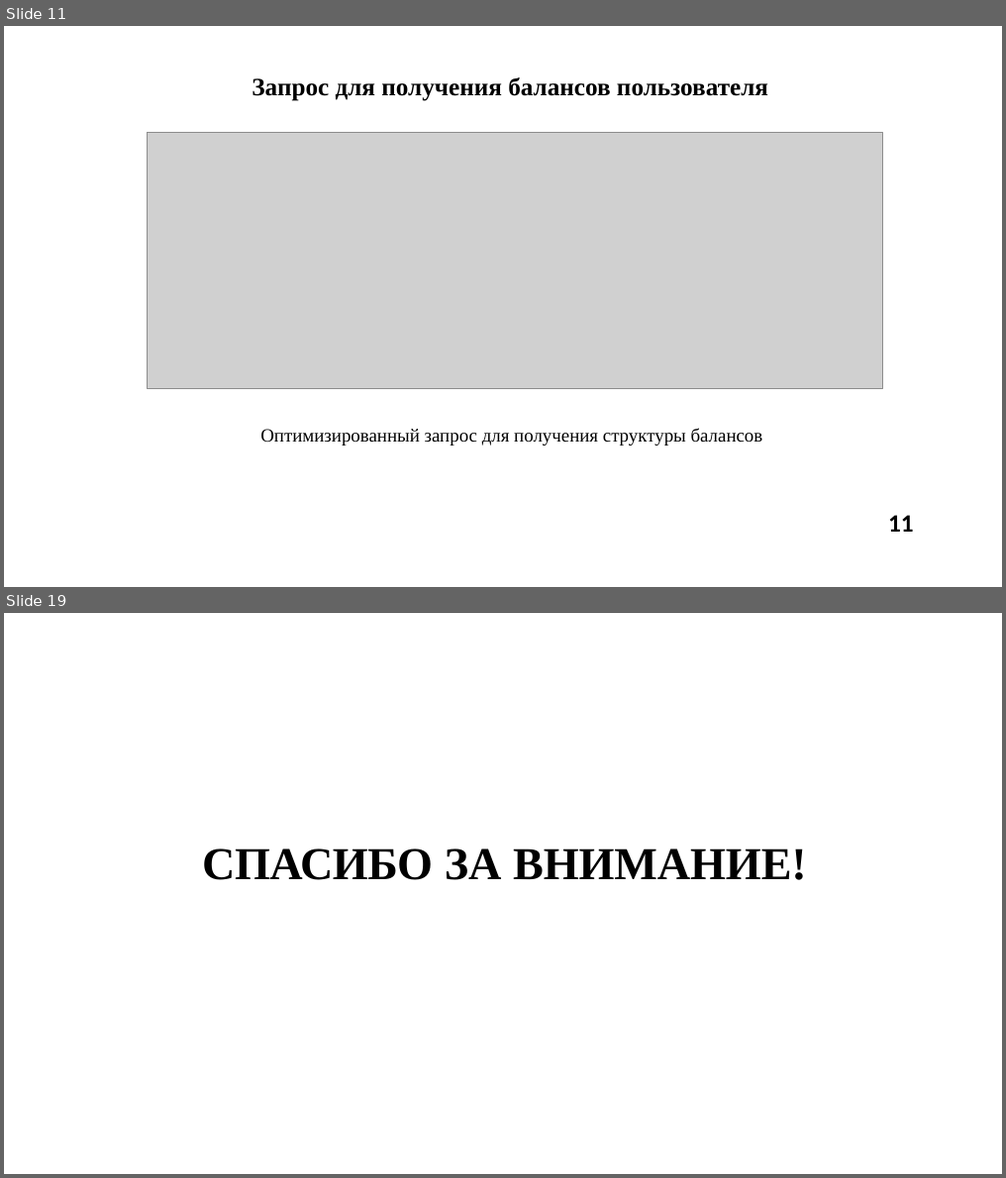
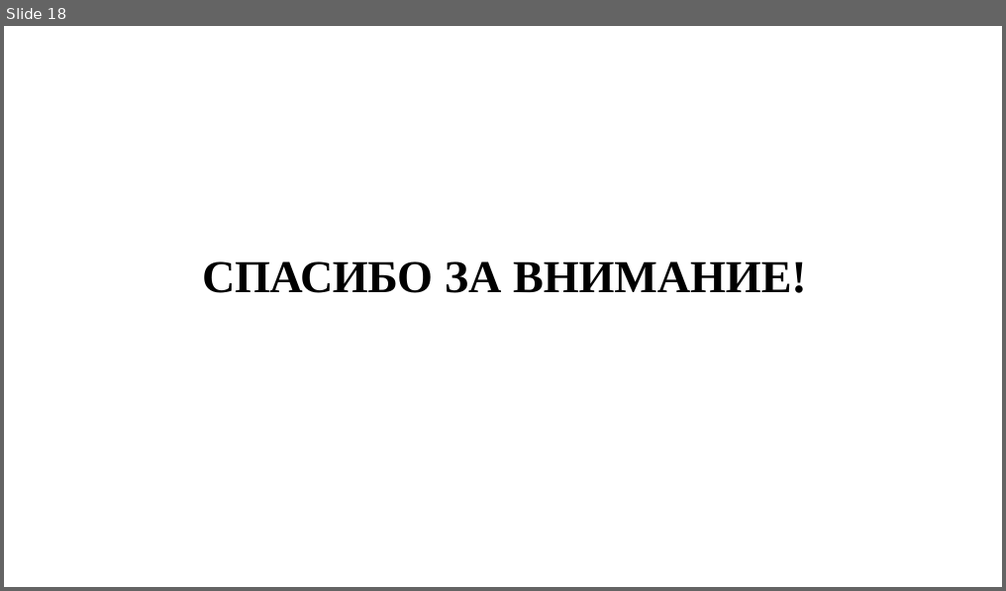
Before and after one commit to PabloPerdolie/eventManagement, a slide deck: диплом/ПРЕДДИПЛОМНАЯ_ПРАКТИКА/ПДП_Презентация_ИКБО-30-21_ПарусовПА.pptx. Shown one above the other, each under a label of ours: slides 11 and 19 before the commit, slide 18 after it; the slides between them are not shown. The pictures are 1006x1178 and 1006x591 pixels, drawn with LibreOffice and Linux fonts; fonts in the diff are those of the drawing; grey boxes stand for pictures; background and template pictures are left out. Boxes give left, top, right and bottom in pixels: in the first picture for what was removed or moved away, otherwise in the second. Text is boxed around its words. In the diff, an @@ line names an element or a change of style, - is before the commit and + after.

```diff
--- a/диплом/ПРЕДДИПЛОМНАЯ_ПРАКТИКА/ПДП_Презентация_ИКБО-30-21_ПарусовПА.pptx
+++ b/диплом/ПРЕДДИПЛОМНАЯ_ПРАКТИКА/ПДП_Презентация_ИКБО-30-21_ПарусовПА.pptx
@@ slide 11 removed at [4, 26, 1002, 587], background #FFFFFF @@
@@ title removed at [252, 77, 768, 101] @@
-Запрос для получения балансов пользователя
@@ picture removed at [148, 132, 883, 389] @@
@@ text removed at [260, 428, 763, 446] @@
-Оптимизированный запрос для получения структуры балансов
@@ text removed at [888, 515, 914, 532] @@
-11
@@ what was slide 19 is now slide 18 @@
```
Also in this commit, not shown: 13 slides changed, 4 slides added, 4 other slides removed, 31 other files.
